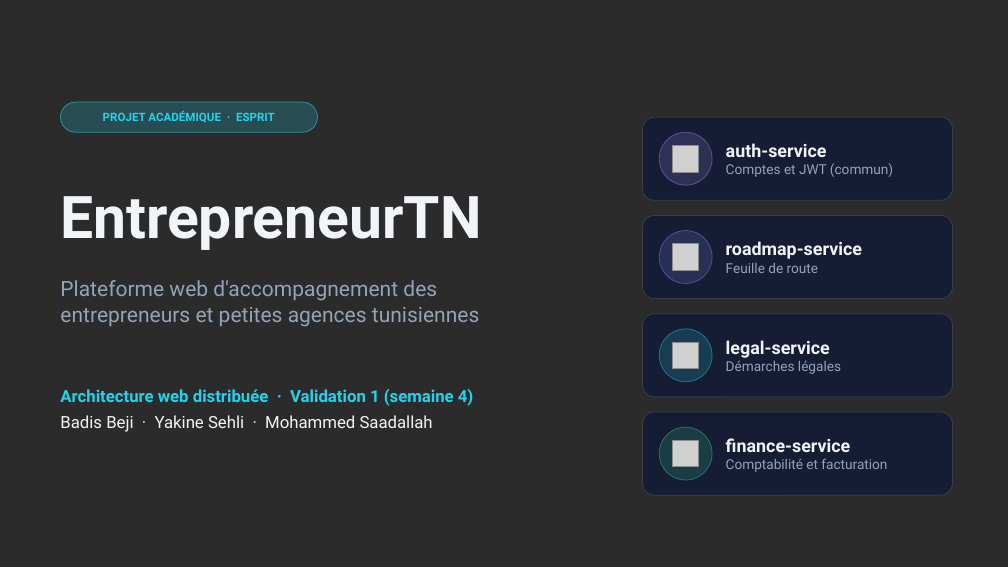
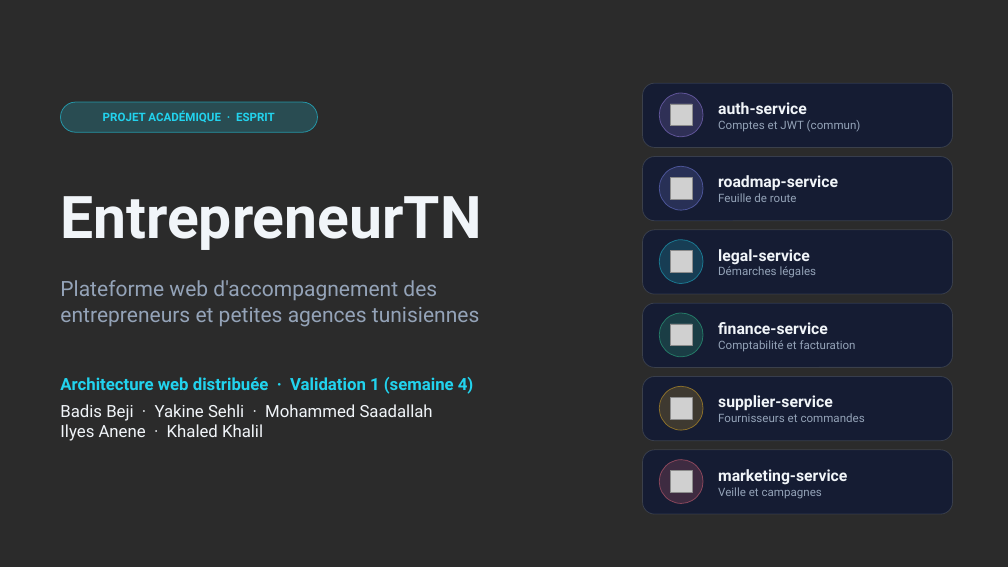
Before and after one commit to BadisBeji/EntrepreneurTN-4SSA10, a slide deck: slide 1 of Documentation/Presentation/Presentation_EntrepreneurTN.pptx. Drawn at 1008x567 pixels with LibreOffice and Linux fonts; fonts in the diff are those of the drawing; grey boxes stand for pictures; background and template pictures are left out; a plain dark background stands for a picture behind light text. Boxes give left, top, right and bottom in pixels: in the first picture for what was removed or moved away, otherwise in the second. Text is boxed around its words. In the diff, an @@ line names an element or a change of style, - is before the commit and + after.

```diff
--- a/Documentation/Presentation/Presentation_EntrepreneurTN.pptx
+++ b/Documentation/Presentation/Presentation_EntrepreneurTN.pptx
@@ rounded rectangle: place and size @@
-rounded rectangle at bbox=[643, 117, 953, 200]
+rounded rectangle at bbox=[643, 83, 953, 147]
@@ ellipse: place and size @@
-ellipse at bbox=[659, 132, 712, 185]
+ellipse at bbox=[659, 93, 703, 137]
@@ picture: place and size @@
-picture at bbox=[672, 146, 699, 172]
+picture at bbox=[671, 104, 693, 126]
@@ text "auth-service": place and size @@
-text "auth-service" at bbox=[726, 143, 893, 177]
+text "auth-service" at bbox=[718, 102, 861, 132]
@@ text "auth-service" at bbox=[718, 102, 861, 132]: size 17 to 15 pt in "auth-service"; size 13 to 11 pt in "Comptes et JWT (commun)" @@
@@ rounded rectangle: place and size @@
-rounded rectangle at bbox=[643, 216, 953, 299]
+rounded rectangle at bbox=[643, 157, 953, 221]
@@ ellipse: place and size @@
-ellipse at bbox=[659, 231, 712, 284]
+ellipse at bbox=[659, 166, 703, 210]
@@ picture: place and size @@
-picture at bbox=[672, 244, 699, 271]
+picture at bbox=[671, 178, 693, 200]
@@ text "roadmap-service": place and size @@
-text "roadmap-service" at bbox=[726, 241, 862, 273]
+text "roadmap-service" at bbox=[718, 175, 838, 202]
@@ text "roadmap-service" at bbox=[718, 175, 838, 202]: size 17 to 15 pt in "roadmap-service"; size 13 to 11 pt in "Feuille de route" @@
@@ rounded rectangle: place and size @@
-rounded rectangle at bbox=[643, 314, 953, 397]
+rounded rectangle at bbox=[643, 230, 953, 294]
@@ text "legal-service": place and size @@
-text "legal-service" at bbox=[726, 340, 841, 374]
+text "legal-service" at bbox=[718, 249, 817, 278]
@@ text "legal-service" at bbox=[718, 249, 817, 278]: size 17 to 15 pt in "legal-service"; size 13 to 11 pt in "Démarches légales" @@
@@ ellipse: place and size @@
-ellipse at bbox=[659, 329, 712, 382]
+ellipse at bbox=[659, 240, 703, 284]
@@ picture: place and size @@
-picture at bbox=[672, 343, 699, 369]
+picture at bbox=[671, 250, 693, 272]
@@ proportions changed in 4 elements at bbox=[643, 83, 953, 147], bbox=[643, 157, 953, 221], bbox=[643, 230, 953, 294], bbox=[643, 303, 953, 368] @@
@@ rounded rectangle: place and size @@
-rounded rectangle at bbox=[643, 412, 953, 495]
+rounded rectangle at bbox=[643, 303, 953, 368]
@@ ellipse: place and size @@
-ellipse at bbox=[659, 427, 712, 480]
+ellipse at bbox=[659, 313, 703, 357]
@@ picture: place and size @@
-picture at bbox=[672, 441, 699, 467]
+picture at bbox=[671, 324, 693, 346]
@@ text "finance-service": place and size @@
-text "finance-service" at bbox=[726, 438, 887, 472]
+text "finance-service" at bbox=[718, 322, 856, 352]
@@ text "finance-service" at bbox=[718, 322, 856, 352]: size 17 to 15 pt in "finance-service"; size 13 to 11 pt in "Comptabilité et facturation" @@
@@ text "Architecture web distribuée · Validation ...": place and size @@
-text "Architecture web distribuée · Validation ..." at bbox=[60, 389, 474, 432]
+text "Architecture web distribuée · Validation ..." at bbox=[60, 377, 474, 441]
@@ rounded rectangle added at bbox=[643, 377, 953, 441], fill #141B34 at 92% opacity, outline #94A3B8 0.75 pt @@
@@ ellipse added at bbox=[659, 386, 703, 430], fill #FBBF24 at 18% opacity, outline #FBBF24 0.75 pt @@
@@ picture added at bbox=[671, 397, 693, 419] @@
@@ text added at bbox=[718, 395, 865, 422], 11 pt, text #94A3B8 @@
+supplier-service
+Fournisseurs et commandes
@@ text at bbox=[60, 424, 263, 441]: paragraph added @@
+Ilyes Anene · Khaled Khalil
@@ rounded rectangle added at bbox=[643, 450, 953, 514], fill #141B34 at 92% opacity, outline #94A3B8 0.75 pt @@
@@ ellipse added at bbox=[659, 460, 703, 504], fill #FB7185 at 18% opacity, outline #FB7185 0.75 pt @@
@@ picture added at bbox=[671, 470, 693, 492] @@
@@ text added at bbox=[718, 469, 847, 499], 15 pt, text #F1F5F9, bold @@
+marketing-service
+Veille et campagnes
```
Also in this commit, not shown: 9 other slides changed, 2 slides added, 17 other files.
